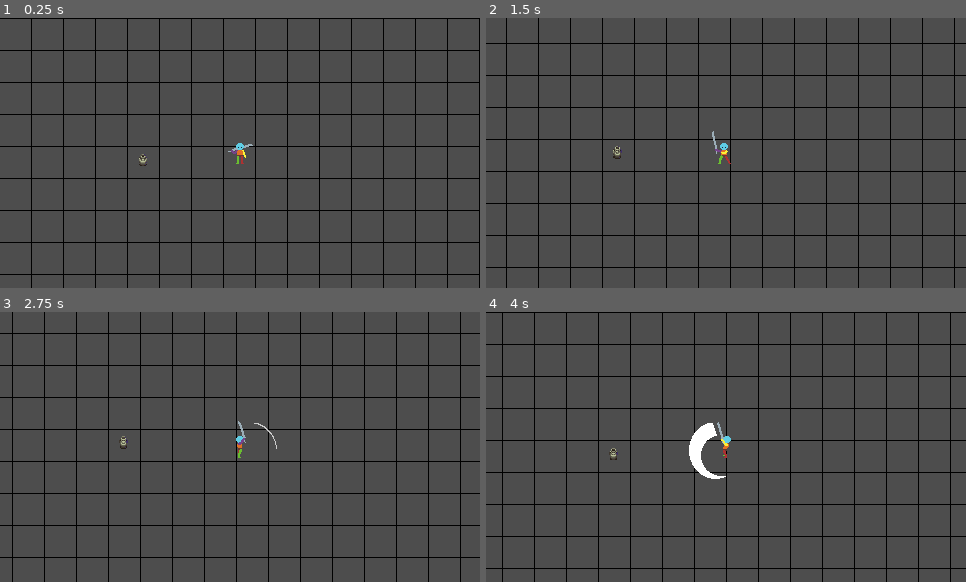
Above: before the commit, frames 1-4 (two rows, left to right).
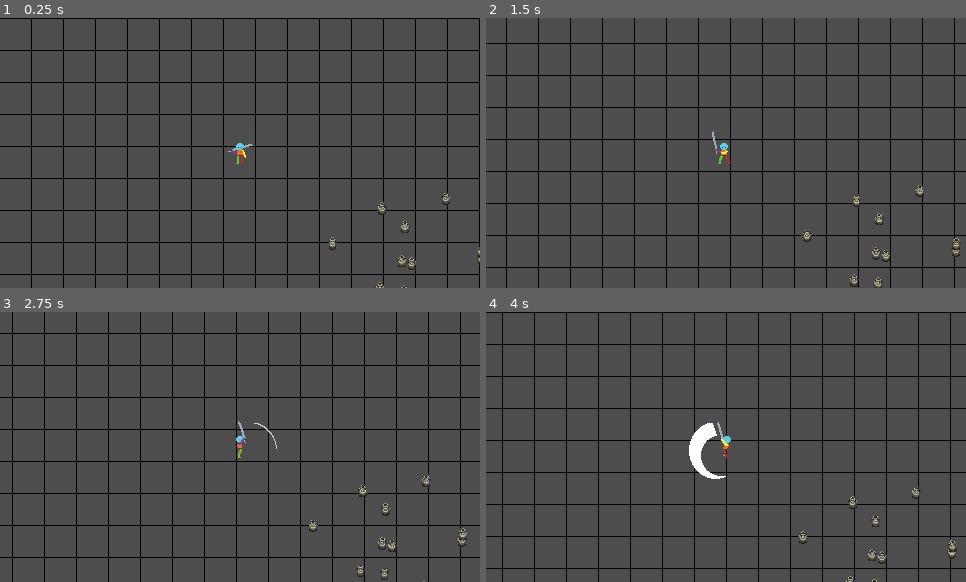
Above: after the commit, the same moments.

Repository: snowfrogdev/game-off-2024
Game: Godot game, scene res://main.tscn
Two runs of this game, one before a commit and one after it. Both use one fixed random seed, a clock stepped at 60 frames per second and the inputs below.
Inputs (mouse positions are in pixels of both pictures, inside the frame that each line leads up to):
- Up to frame 1 (0.25 s): no input
- Up to frame 2 (1.5 s): tap Enter at 0.5 s; move the mouse to (831, 139) at 0.52 s; hold D (Move Right) 0.53-1.28 s; click (831, 139) at 0.6 s; move the mouse to (630, 166) at 1.27 s; hold S (Move Down) from 1.28 s (still down); click (630, 166) at 1.35 s
- Up to frame 3 (2.75 s): move the mouse to (288, 387) at 2.02 s; release S (Move Down) at 2.03 s; hold D (Move Right) from 2.03 s (still down); click (288, 387) at 2.1 s
- Up to frame 4 (4 s): move the mouse to (702, 501) at 2.77 s; release D (Move Right) at 2.78 s; hold W (Move Up) 2.78-3.53 s; click (702, 501) at 2.85 s; move the mouse to (870, 487) at 3.52 s; hold A (Move Left) from 3.53 s (still down); click (870, 487) at 3.6 s

The runs differ from the first frame. In frame 1, 0.4% of the frame differs, in the area x 28-100%, y 50-100%; in frame 2, 0.5%; in frame 3, 0.5%, in the area x 24-98%, y 45-100%; in frame 4, 0.5%.

Commit message:
Add camera shake functionality and pot spawner logic

Diff:
--- /dev/null
+++ b/camera_2d.gd
@@ -0,0 +1,35 @@
+extends Camera2D
+
+@export var decay = 0.8 # How quickly the shaking stops [0, 1].
+@export var max_offset = Vector2(100, 100) # Maximum hor/ver shake in pixels.
+@export var max_roll = 0.1 # Maximum rotation in radians (use sparingly).
+
+var trauma = 0.0 # Current shake strength.
+var trauma_power = 2 # Trauma exponent. Use [2, 3].
+
+@onready var noise = FastNoiseLite.new()
+var noise_y = 0.0
+
+func _ready() -> void:
+  noise.seed = randi()
+  noise.noise_type = FastNoiseLite.TYPE_SIMPLEX
+  noise.frequency = 1.0 / 4.0
+  noise.fractal_type = FastNoiseLite.FRACTAL_FBM
+  noise.fractal_octaves = 2
+
+
+# Called every frame. 'delta' is the elapsed time since the previous frame.
+func _process(delta: float) -> void:
+  if trauma:
+    trauma = max(trauma - decay * delta, 0)
+    shake()
+
+func shake():
+  var amount = pow(trauma, trauma_power)
+  noise_y += 1
+  rotation = max_roll * amount * noise.get_noise_2d(0, noise_y)
+  offset.x = max_offset.x * amount * noise.get_noise_2d(1, noise_y)
+  offset.y = max_offset.y * amount * noise.get_noise_2d(2, noise_y)
+
+func add_trauma(value: float) -> void:
+  trauma = min(trauma + value, 1.0)
--- a/main.tscn
+++ b/main.tscn
@@ -14,8 +14,9 @@
 [ext_resource type="Texture2D" uid="uid://voroqlf1b0hu" path="res://Sword_2_Template_Run_Left-Sheet.png" id="6_7mwkm"]
 [ext_resource type="Texture2D" uid="uid://dneh6veuxbq5l" path="res://Sword_2_Template_Run_Right-Sheet.png" id="7_0r8g5"]
 [ext_resource type="Texture2D" uid="uid://c4gqp2xuoq2jh" path="res://Sword_2_Template_Run_Up-Sheet.png" id="8_i8yro"]
-[ext_resource type="Script" path="res://pot.gd" id="15_bhfki"]
-[ext_resource type="Texture2D" uid="uid://ccb3qydegcm2h" path="res://breakable pots (gray).png" id="15_qi0pb"]
+[ext_resource type="Script" path="res://camera_2d.gd" id="15_yat3y"]
+[ext_resource type="Script" path="res://pot_spawner.gd" id="16_11vu7"]
+[ext_resource type="PackedScene" uid="uid://c5mgiax3tqj6u" path="res://pot.tscn" id="16_n3b3b"]
 
 [sub_resource type="AtlasTexture" id="AtlasTexture_b634q"]
 atlas = ExtResource("3_87a5k")
@@ -654,53 +655,6 @@
 
 [sub_resource type="RectangleShape2D" id="RectangleShape2D_g12yh"]
 size = Vector2(58, 28)
-
-[sub_resource type="AtlasTexture" id="AtlasTexture_pxf8f"]
-atlas = ExtResource("15_qi0pb")
-region = Rect2(32, 64, 32, 32)
-
-[sub_resource type="AtlasTexture" id="AtlasTexture_mkuc0"]
-atlas = ExtResource("15_qi0pb")
-region = Rect2(64, 64, 32, 32)
-
-[sub_resource type="AtlasTexture" id="AtlasTexture_8dnka"]
-atlas = ExtResource("15_qi0pb")
-region = Rect2(96, 64, 32, 32)
-
-[sub_resource type="AtlasTexture" id="AtlasTexture_8kv84"]
-atlas = ExtResource("15_qi0pb")
-region = Rect2(0, 64, 32, 32)
-
-[sub_resource type="SpriteFrames" id="SpriteFrames_bdl4d"]
-animations = [{
-"frames": [{
-"duration": 1.0,
-"texture": SubResource("AtlasTexture_pxf8f")
-}, {
-"duration": 1.0,
-"texture": SubResource("AtlasTexture_mkuc0")
-}, {
-"duration": 1.0,
-"texture": SubResource("AtlasTexture_8dnka")
-}],
-"loop": false,
-"name": &"break",
-"speed": 6.0
-}, {
-"frames": [{
-"duration": 1.0,
-"texture": SubResource("AtlasTexture_8kv84")
-}],
-"loop": true,
-"name": &"idle",
-"speed": 12.0
-}]
-
-[sub_resource type="RectangleShape2D" id="RectangleShape2D_hljc6"]
-size = Vector2(16, 7.85707)
-
-[sub_resource type="RectangleShape2D" id="RectangleShape2D_wb4pf"]
-size = Vector2(10.7144, 21.4288)
 
 [node name="Node2D" type="Node2D"]
 y_sort_enabled = true
@@ -711,6 +665,7 @@
 position = Vector2(240, 134)
 motion_mode = 1
 script = ExtResource("1_6gt16")
+TRAUMA_VALUE = 0.05
 metadata/_edit_group_ = true
 
 [node name="AnimatedSprite2D" type="AnimatedSprite2D" parent="CharacterBody2D"]
@@ -722,6 +677,7 @@
 shape = SubResource("RectangleShape2D_pi7n0")
 
 [node name="Camera2D" type="Camera2D" parent="CharacterBody2D"]
+script = ExtResource("15_yat3y")
 
 [node name="AttackAreas" type="Node2D" parent="CharacterBody2D"]
 
@@ -753,29 +709,12 @@
 shape = SubResource("RectangleShape2D_g12yh")
 disabled = true
 
-[node name="Pot" type="StaticBody2D" parent="."]
-position = Vector2(143, 139)
-scale = Vector2(0.559995, 0.559995)
-script = ExtResource("15_bhfki")
-metadata/_edit_group_ = true
-
-[node name="AnimatedSprite2D" type="AnimatedSprite2D" parent="Pot"]
-sprite_frames = SubResource("SpriteFrames_bdl4d")
-animation = &"idle"
-
-[node name="CollisionShape2D" type="CollisionShape2D" parent="Pot"]
-position = Vector2(0, 11.0715)
-scale = Vector2(1, 1)
-shape = SubResource("RectangleShape2D_hljc6")
-
-[node name="Hitbox" type="Area2D" parent="Pot"]
-
-[node name="CollisionShape2D" type="CollisionShape2D" parent="Pot/Hitbox"]
-position = Vector2(0, 3.57146)
-scale = Vector2(1, 1)
-shape = SubResource("RectangleShape2D_wb4pf")
+[node name="PotSpawner" type="Node2D" parent="."]
+position = Vector2(194, 134)
+script = ExtResource("16_11vu7")
+pot_scene = ExtResource("16_n3b3b")
+number_of_pots = 20
+spawn_radius = 100.0
 
 [connection signal="animation_finished" from="CharacterBody2D/AnimatedSprite2D" to="CharacterBody2D" method="_on_animated_sprite_2d_animation_finished"]
 [connection signal="frame_changed" from="CharacterBody2D/AnimatedSprite2D" to="CharacterBody2D" method="_on_animated_sprite_2d_frame_changed"]
-[connection signal="animation_finished" from="Pot/AnimatedSprite2D" to="Pot" method="_on_animated_sprite_2d_animation_finished"]
-[connection signal="area_entered" from="Pot/Hitbox" to="Pot" method="_on_hitbox_area_entered"]
--- a/player.gd
+++ b/player.gd
@@ -1,11 +1,18 @@
 extends CharacterBody2D
 
 @export var SPEED = 7000.0
+@export_range(0.0, 1.0) var TRAUMA_VALUE = 0.1
 
 var input: Vector2
 var state: String = "idle"
-var attack_timer: Timer
 var last_direction: String = "down"
+
+func _ready() -> void:
+    $AttackAreas/SwordAttackLeftArea.connect("area_entered", Callable(self, "_on_attack_area_entered"))
+    $AttackAreas/SwordAttackRightArea.connect("area_entered", Callable(self, "_on_attack_area_entered"))
+    $AttackAreas/SwordAttackUpArea.connect("area_entered", Callable(self, "_on_attack_area_entered"))
+    $AttackAreas/SwordAttackDownArea.connect("area_entered", Callable(self, "_on_attack_area_entered"))
+
 
 func _process(_delta: float) -> void:
     if state == "idle" or state == "moving":
@@ -84,3 +91,8 @@
         $AttackAreas/SwordAttackUpArea/CollisionShape2D.disabled = false
       "sword-attack-down":
         $AttackAreas/SwordAttackDownArea/CollisionShape2D.disabled = false
+
+
+func _on_attack_area_entered(area: Area2D) -> void:
+  if area.is_in_group("Hittable"):
+    $Camera2D.add_trauma(TRAUMA_VALUE)
--- a/pot.gd
+++ b/pot.gd
@@ -1,11 +1,12 @@
 extends StaticBody2D
 
+signal pot_destroyed
 
 func _on_hitbox_area_entered(area: Area2D) -> void:
-  if area.is_in_group("Sword"):
-    $AnimatedSprite2D.play("break")
-
+    if area.is_in_group("Sword"):
+        $AnimatedSprite2D.play("break")
 
 func _on_animated_sprite_2d_animation_finished() -> void:
-  if $AnimatedSprite2D.animation == "break":
-    queue_free()
+    if $AnimatedSprite2D.animation == "break":
+        pot_destroyed.emit()
+        queue_free()
--- /dev/null
+++ b/pot.tscn
@@ -0,0 +1,73 @@
+[gd_scene load_steps=10 format=3 uid="uid://c5mgiax3tqj6u"]
+
+[ext_resource type="Script" path="res://pot.gd" id="1_u16o7"]
+[ext_resource type="Texture2D" uid="uid://ccb3qydegcm2h" path="res://breakable pots (gray).png" id="2_kphtp"]
+
+[sub_resource type="AtlasTexture" id="AtlasTexture_pxf8f"]
+atlas = ExtResource("2_kphtp")
+region = Rect2(32, 64, 32, 32)
+
+[sub_resource type="AtlasTexture" id="AtlasTexture_mkuc0"]
+atlas = ExtResource("2_kphtp")
+region = Rect2(64, 64, 32, 32)
+
+[sub_resource type="AtlasTexture" id="AtlasTexture_8dnka"]
+atlas = ExtResource("2_kphtp")
+region = Rect2(96, 64, 32, 32)
+
+[sub_resource type="AtlasTexture" id="AtlasTexture_8kv84"]
+atlas = ExtResource("2_kphtp")
+region = Rect2(0, 64, 32, 32)
+
+[sub_resource type="SpriteFrames" id="SpriteFrames_bdl4d"]
+animations = [{
+"frames": [{
+"duration": 1.0,
+"texture": SubResource("AtlasTexture_pxf8f")
+}, {
+"duration": 1.0,
+"texture": SubResource("AtlasTexture_mkuc0")
+}, {
+"duration": 1.0,
+"texture": SubResource("AtlasTexture_8dnka")
+}],
+"loop": false,
+"name": &"break",
+"speed": 6.0
+}, {
+"frames": [{
+"duration": 1.0,
+"texture": SubResource("AtlasTexture_8kv84")
+}],
+"loop": true,
+"name": &"idle",
+"speed": 12.0
+}]
+
+[sub_resource type="RectangleShape2D" id="RectangleShape2D_hljc6"]
+size = Vector2(16, 7.85707)
+
+[sub_resource type="RectangleShape2D" id="RectangleShape2D_wb4pf"]
+size = Vector2(10.7144, 21.4288)
+
+[node name="Pot" type="StaticBody2D"]
+scale = Vector2(0.559995, 0.559995)
+script = ExtResource("1_u16o7")
+metadata/_edit_group_ = true
+
+[node name="AnimatedSprite2D" type="AnimatedSprite2D" parent="."]
+sprite_frames = SubResource("SpriteFrames_bdl4d")
+animation = &"idle"
+
+[node name="CollisionShape2D" type="CollisionShape2D" parent="."]
+position = Vector2(0, 11.0715)
+shape = SubResource("RectangleShape2D_hljc6")
+
+[node name="Hitbox" type="Area2D" parent="." groups=["Hittable"]]
+
+[node name="CollisionShape2D" type="CollisionShape2D" parent="Hitbox"]
+position = Vector2(0, 3.57146)
+shape = SubResource("RectangleShape2D_wb4pf")
+
+[connection signal="animation_finished" from="AnimatedSprite2D" to="." method="_on_animated_sprite_2d_animation_finished"]
+[connection signal="area_entered" from="Hitbox" to="." method="_on_hitbox_area_entered"]
--- /dev/null
+++ b/pot_spawner.gd
@@ -0,0 +1,21 @@
+extends Node2D
+
+@export var pot_scene: PackedScene
+@export var number_of_pots: int = 10
+@export var spawn_radius: float = 200.0
+
+func _ready() -> void:
+  randomize()
+  for i in range(number_of_pots):
+      spawn_pot()
+
+func spawn_pot() -> void:
+  var pot_instance = pot_scene.instantiate()
+  pot_instance.set("spawner", self) # Pass the reference to the spawner
+  var random_position = Vector2(randf_range(-spawn_radius, spawn_radius), randf_range(-spawn_radius, spawn_radius))
+  pot_instance.position = position + random_position
+  pot_instance.connect("pot_destroyed", Callable(self, "_on_pot_destroyed"))
+  add_child(pot_instance)
+
+func _on_pot_destroyed() -> void:
+  spawn_pot()
--- a/project.godot
+++ b/project.godot
@@ -25,6 +25,7 @@
 [global_group]
 
 Sword=""
+Hittable=""
 
 [input]
 
Not shown: 1 places in main.tscn that only renumber resources
